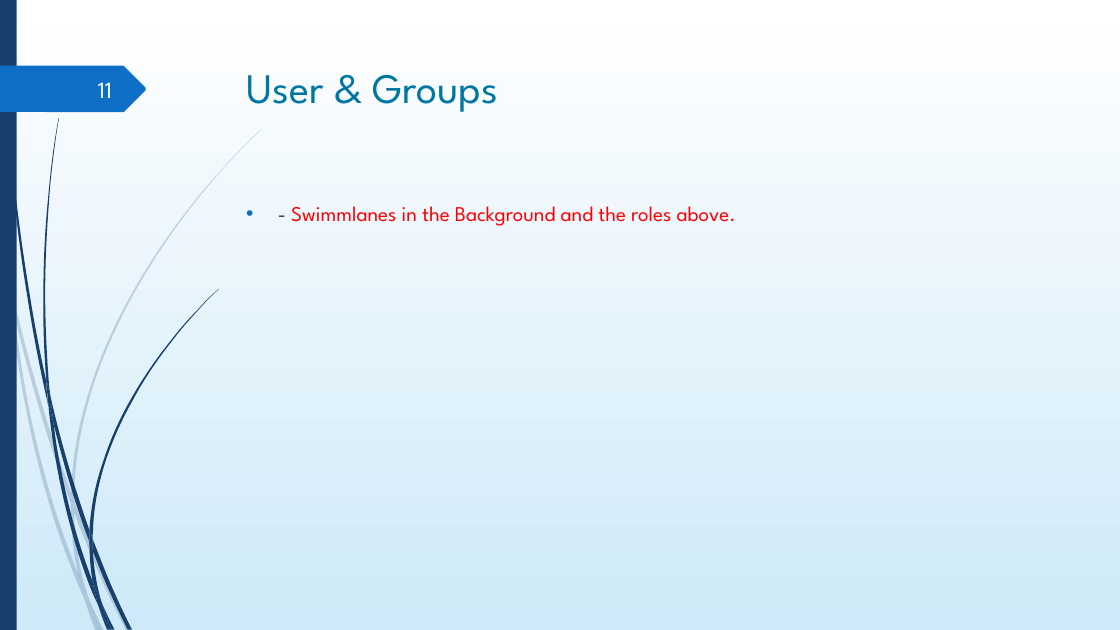
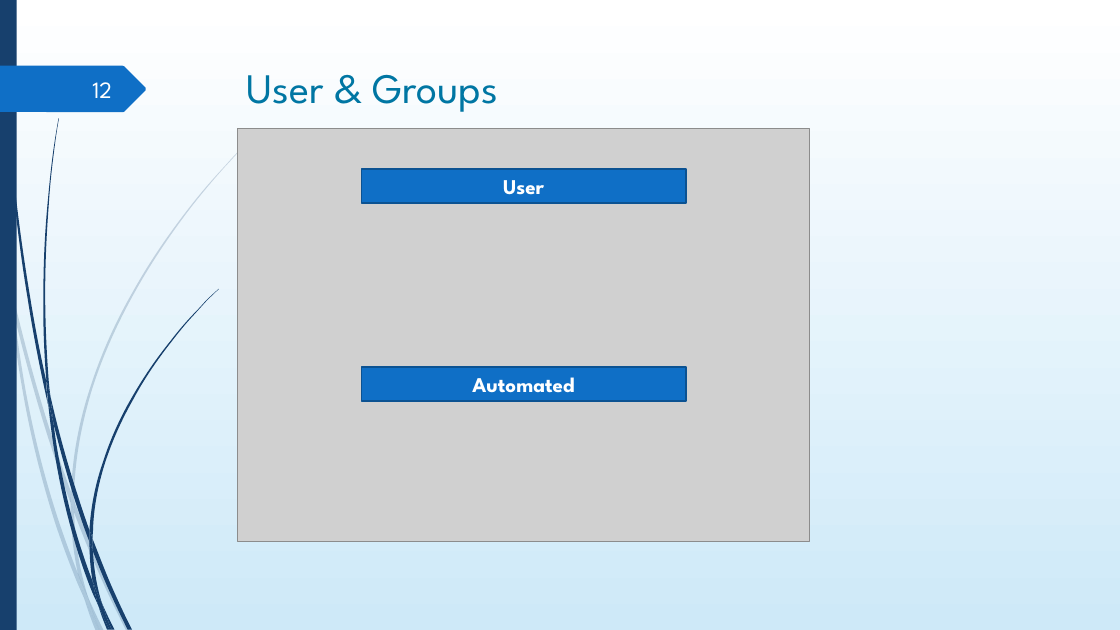
Before and after one commit to DigiBP/digibp-monterosa, a slide deck: slide 12 of Submission Documents/DBP_presentation.pptx (slide 11 before the commit). Drawn at 1120x630 pixels with LibreOffice and Linux fonts; fonts in the diff are those of the drawing; grey boxes stand for pictures; background and template pictures are left out. Boxes give left, top, right and bottom in pixels: in the first picture for what was removed or moved away, otherwise in the second. Text is boxed around its words. In the diff, an @@ line names an element or a change of style, - is before the commit and + after.

```diff
--- a/Submission Documents/DBP_presentation.pptx
+++ b/Submission Documents/DBP_presentation.pptx
@@ page number at [92,82,112,98]: text changed @@
-11
+12
@@ picture added at [238,129,810,542] @@
@@ rectangle added at [361,169,686,202], fill #0F6FC6, outline #0B5292 1.25 pt, 18 pt, text #FFFFFF, bold @@
+User
@@ text removed at [291,206,736,226] @@
-• - Swimmlanes in the Background and the roles above.
@@ rectangle added at [361,367,686,401], fill #0F6FC6, outline #0B5292 1.25 pt, 18 pt, text #FFFFFF, bold @@
+Automated
```
Also in this commit, not shown: 6 other slides changed, 3 slides added, 3 slides removed, 4 other files.
